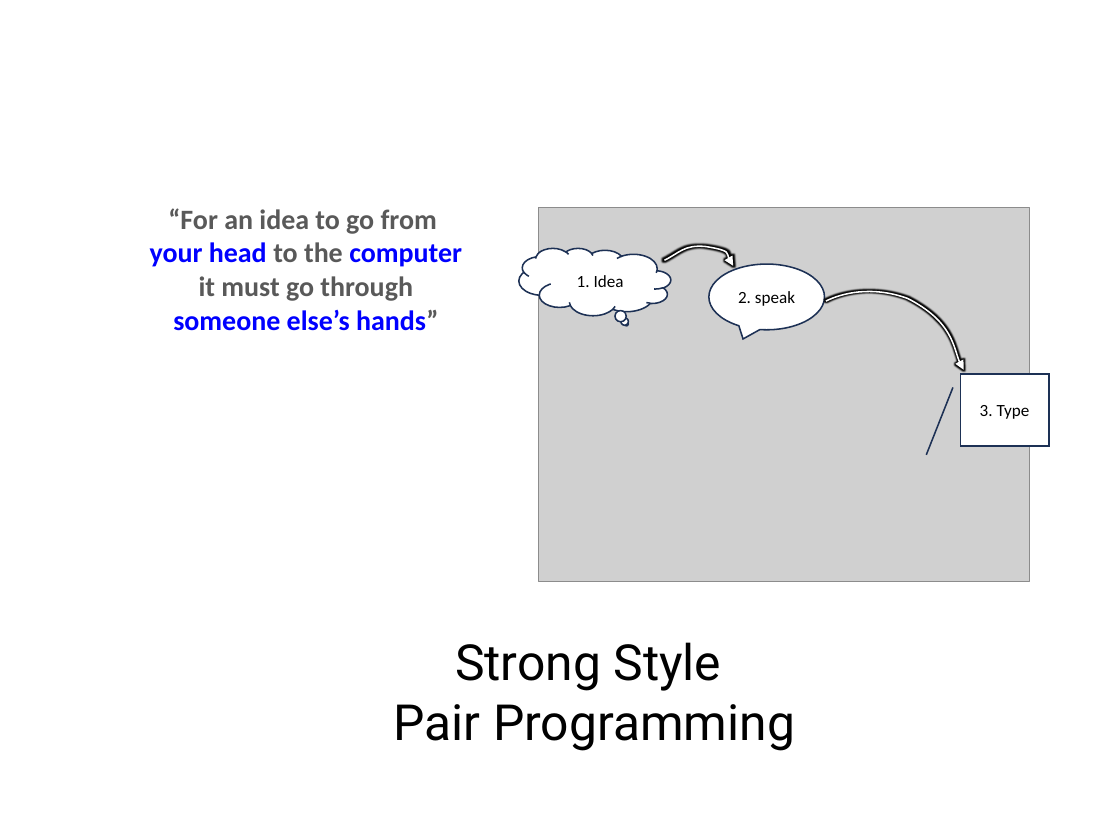
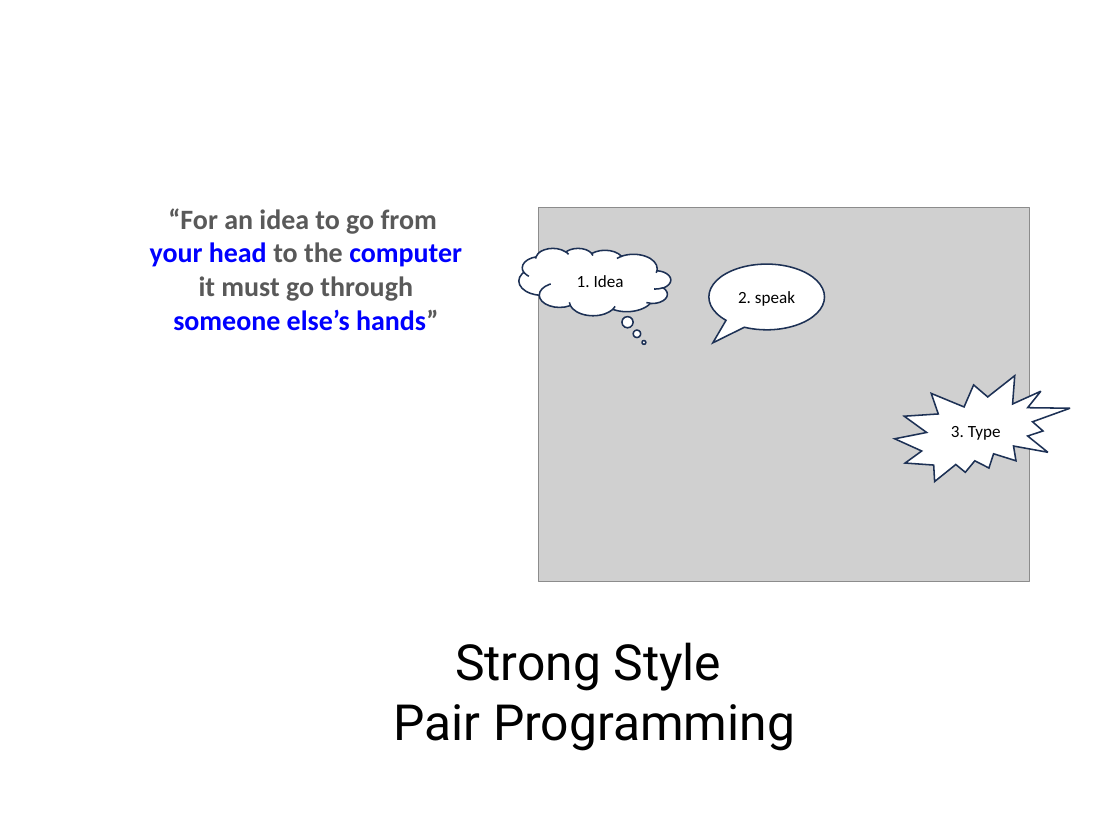
Before and after one commit to LearnWithLlew/Coderetreat.facilitation, a slide deck: slide 4 of Coderetreat - Printouts.pptx. Drawn at 1120x840 pixels with LibreOffice and Linux fonts; fonts in the diff are those of the drawing; grey boxes stand for pictures; background and template pictures are left out. Boxes give left, top, right and bottom in pixels: in the first picture for what was removed or moved away, otherwise in the second. Text is boxed around its words. In the diff, an @@ line names an element or a change of style, - is before the commit and + after.

```diff
--- a/Coderetreat - Printouts.pptx
+++ b/Coderetreat - Printouts.pptx
@@ thought cloud "1. Idea" at [519, 249, 671, 316]: proportions changed @@
@@ freeform shape removed at [664, 246, 732, 267] @@
@@ speech bubble "2. speak" at [709, 264, 824, 330]: proportions changed @@
@@ freeform shape removed at [825, 291, 963, 370] @@
@@ irregular seal "3. Type": place and size @@
-irregular seal "3. Type" at [960, 374, 1048, 446]
+irregular seal "3. Type" at [895, 375, 1071, 482]
@@ irregular seal "3. Type" at [895, 375, 1071, 482]: border callout to irregular seal @@
```
Also in this commit, not shown: 11 other slides changed, 1 other file.
